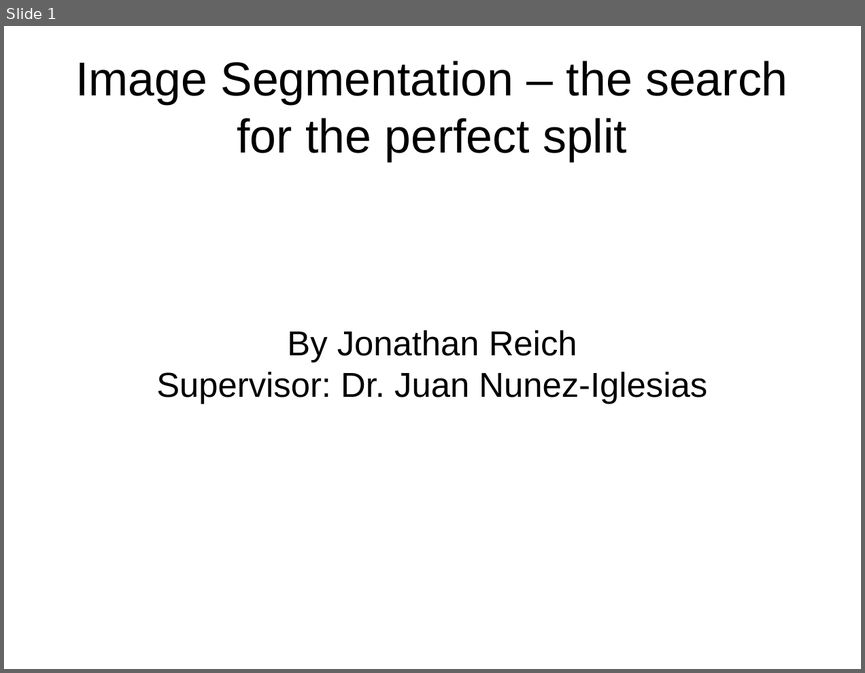
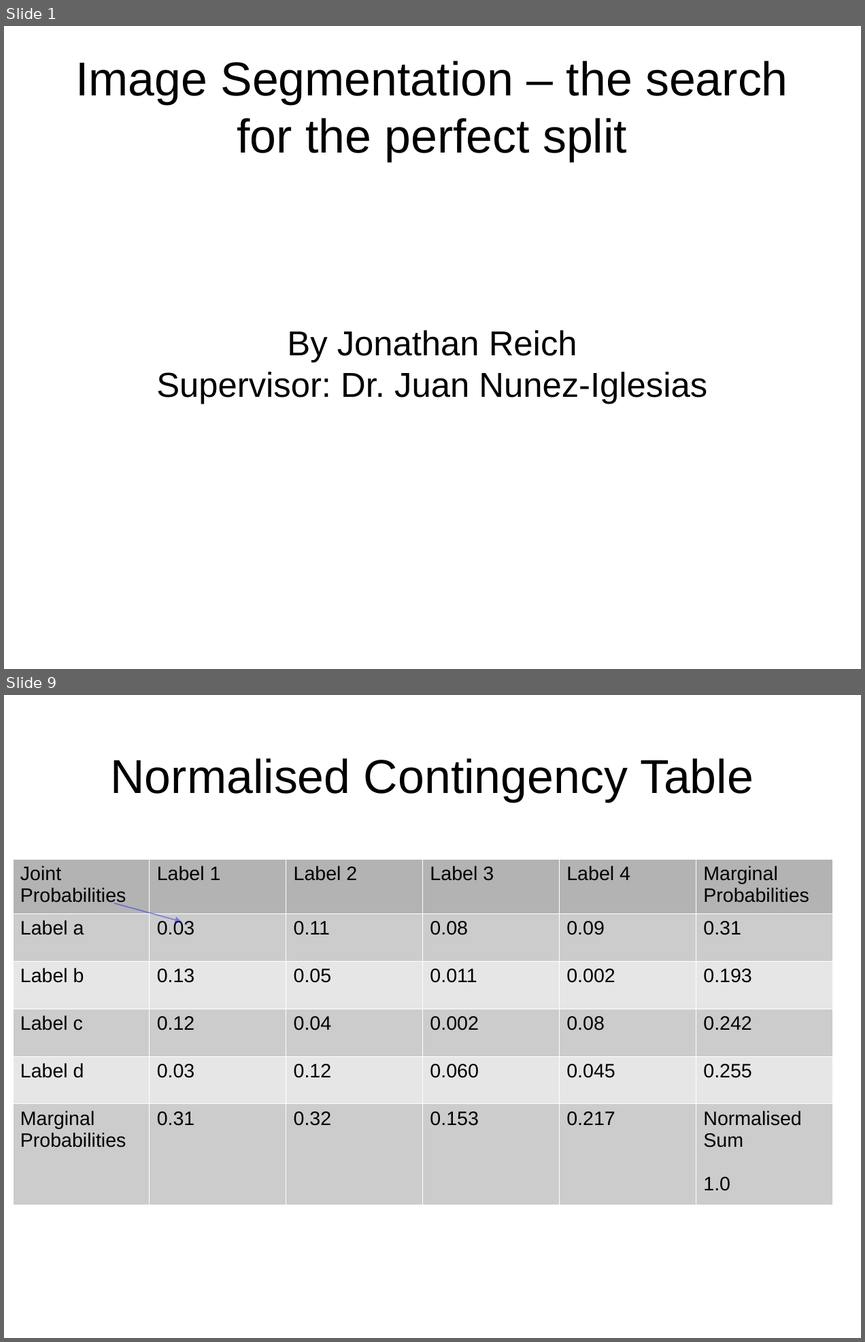
Before and after one commit to JohnnyTeutonic/view_all, a slide deck: Segmentation_Presentation.odp. Shown one above the other, each under a label of ours: slide 1 before the commit, slides 1 and 9 after it; the slides between them are not shown. The pictures are 865x673 and 865x1342 pixels, drawn with LibreOffice and Linux fonts; fonts in the diff are those of the drawing. Boxes give left, top, right and bottom in pixels: in the first picture for what was removed or moved away, otherwise in the second. Text is boxed around its words. In the diff, an @@ line names an element or a change of style, - is before the commit and + after.

Commit message:
Update presentation

```diff
--- a/Segmentation_Presentation.odp
+++ b/Segmentation_Presentation.odp
@@ slide 9 added at (x1=4, y1=695, x2=861, y2=1338), background #FFFFFF @@
@@ title added at (x1=110, y1=758, x2=753, y2=802), 44 pt, text #000000 @@
+Normalised Contingency Table
@@ table added at (x1=13, y1=859, x2=834, y2=1195), 6 rows, 6 columns @@
+Joint Probabilities | Label 1 | Label 2 | Label 3 | Label 4 | Marginal Probabilities
+Label a | 0.03 | 0.11 | 0.08 | 0.09 | 0.31
+Label b | 0.13 | 0.05 | 0.011 | 0.002 | 0.193
+Label c | 0.12 | 0.04 | 0.002 | 0.08 | 0.242
+Label d | 0.03 | 0.12 | 0.060 | 0.045 | 0.255
+Marginal Probabilities | 0.31 | 0.32 | 0.153 | 0.217 | Normalised Sum / 1.0
@@ arrow added from (114, 903) to (181, 921), #0000FF 0 pt @@
```
Also in this commit, not shown: 8 other slides added, 2 slides removed.
